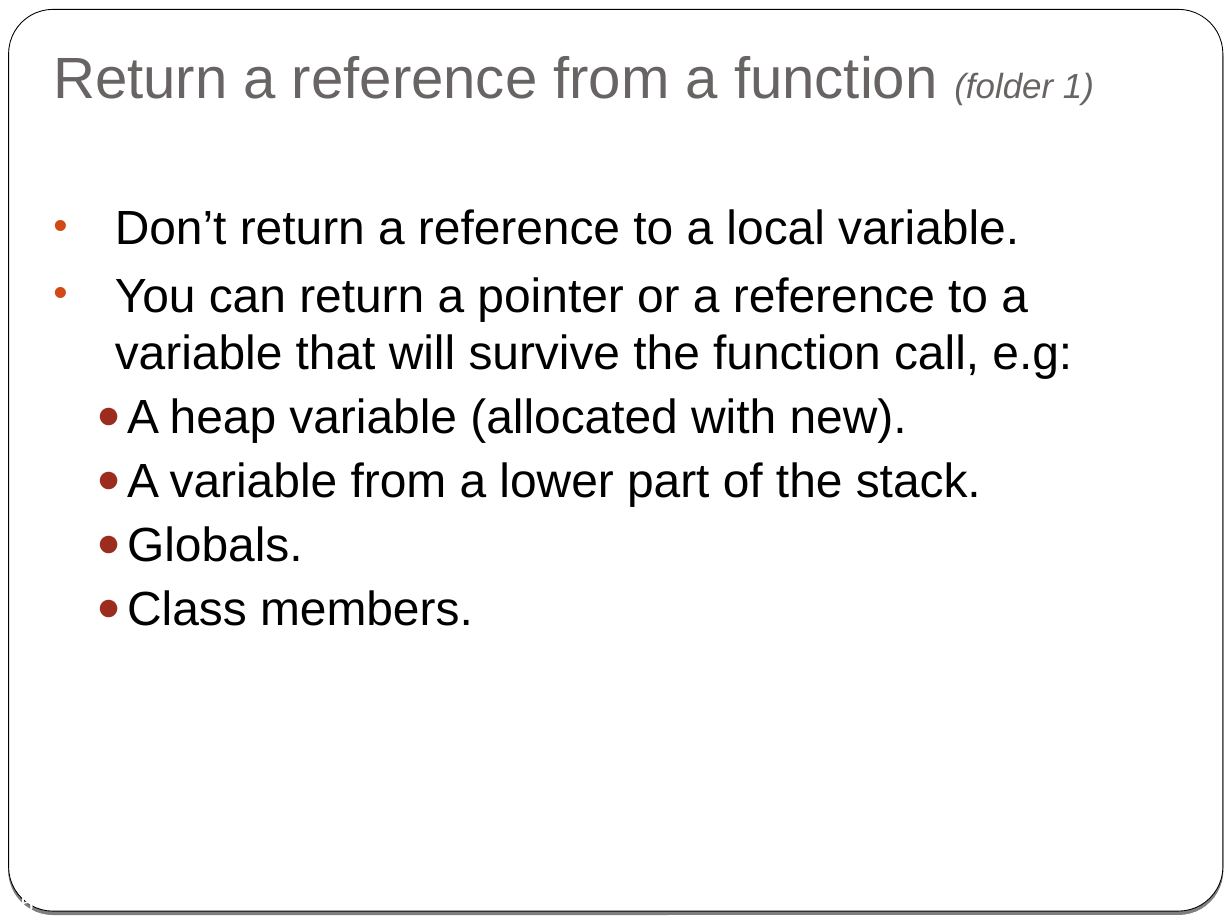
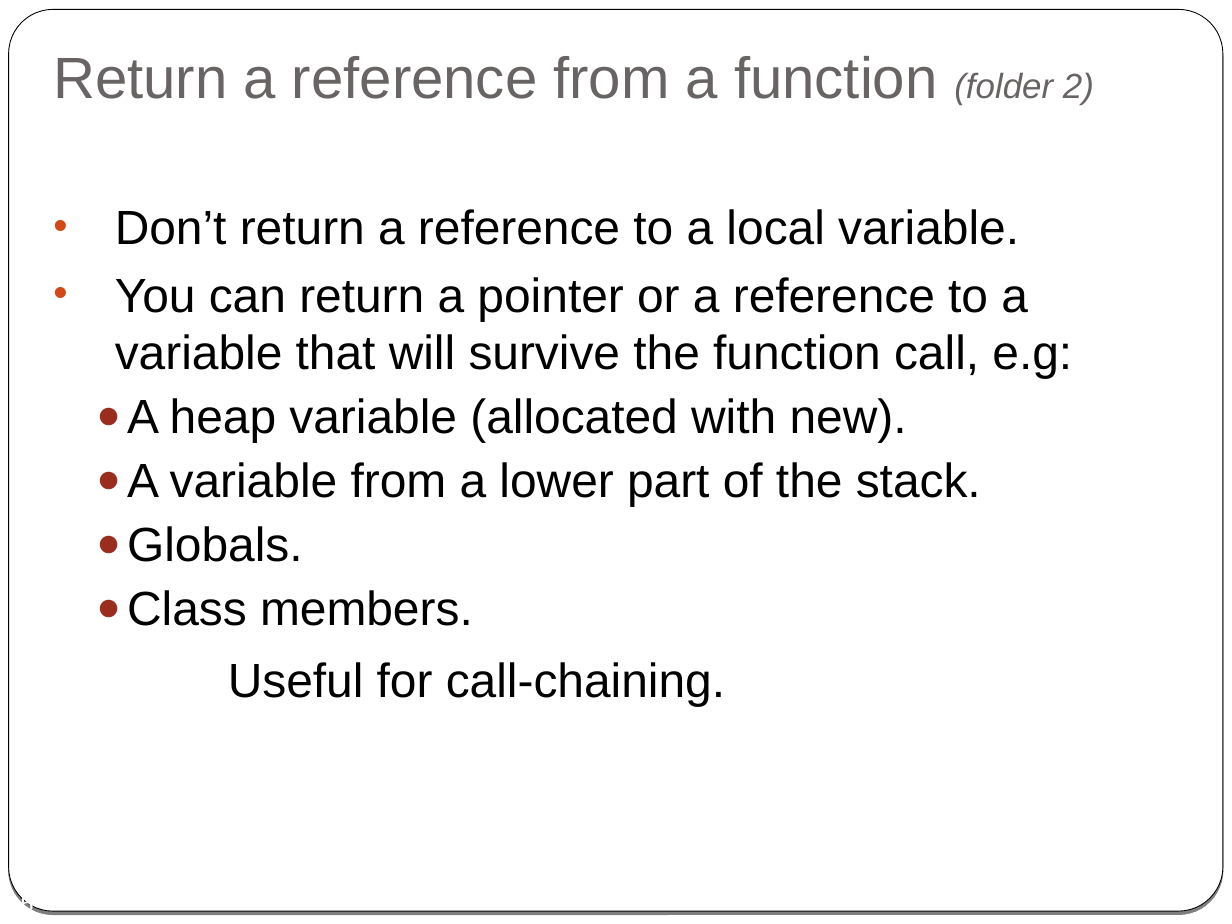
Before and after one commit to cpp-at-ariel/cpp-5778, a slide deck: slide 15 of week03-reference-const/slides-reference.odp. Drawn at 1232x924 pixels with LibreOffice and Linux fonts; fonts in the diff are those of the drawing. Boxes give left, top, right and bottom in pixels: in the first picture for what was removed or moved away, otherwise in the second. Text is boxed around its words. In the diff, an @@ line names an element or a change of style, - is before the commit and + after.

Commit message:
slides and text for week 3

```diff
--- a/week03-reference-const/slides-reference.odp
+++ b/week03-reference-const/slides-reference.odp
@@ title at box(53, 56, 1094, 105): text changed @@
-Return a reference from a function (folder 1)
+Return a reference from a function (folder 2)
@@ text at box(228, 662, 725, 706): paragraph added @@
+    ● Useful for call-chaining.
```
Also in this commit, not shown: 3 other slides changed, 3 other files.
